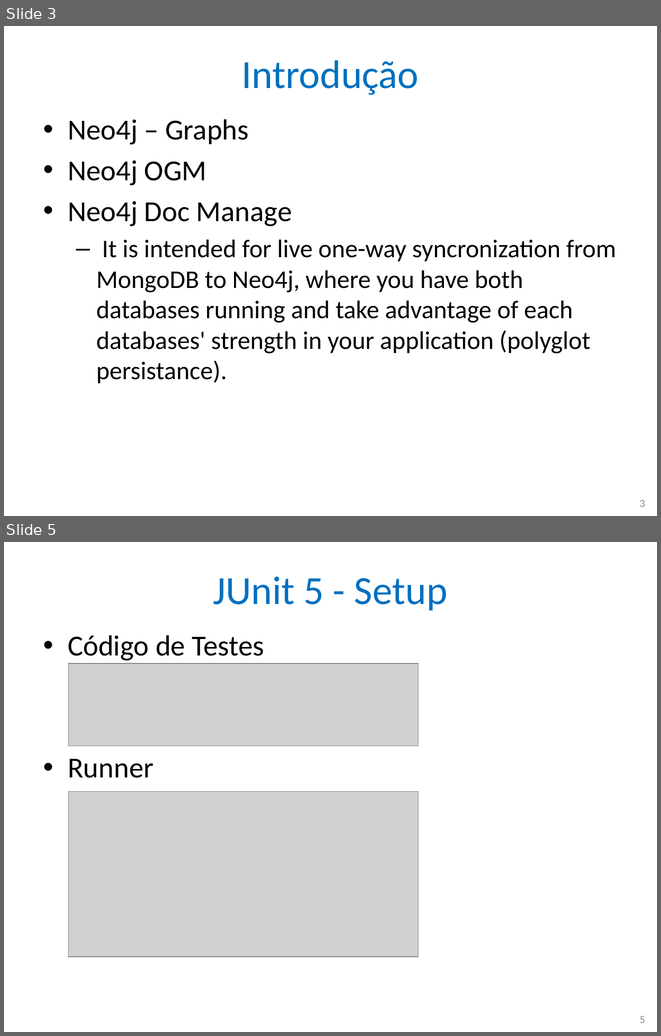
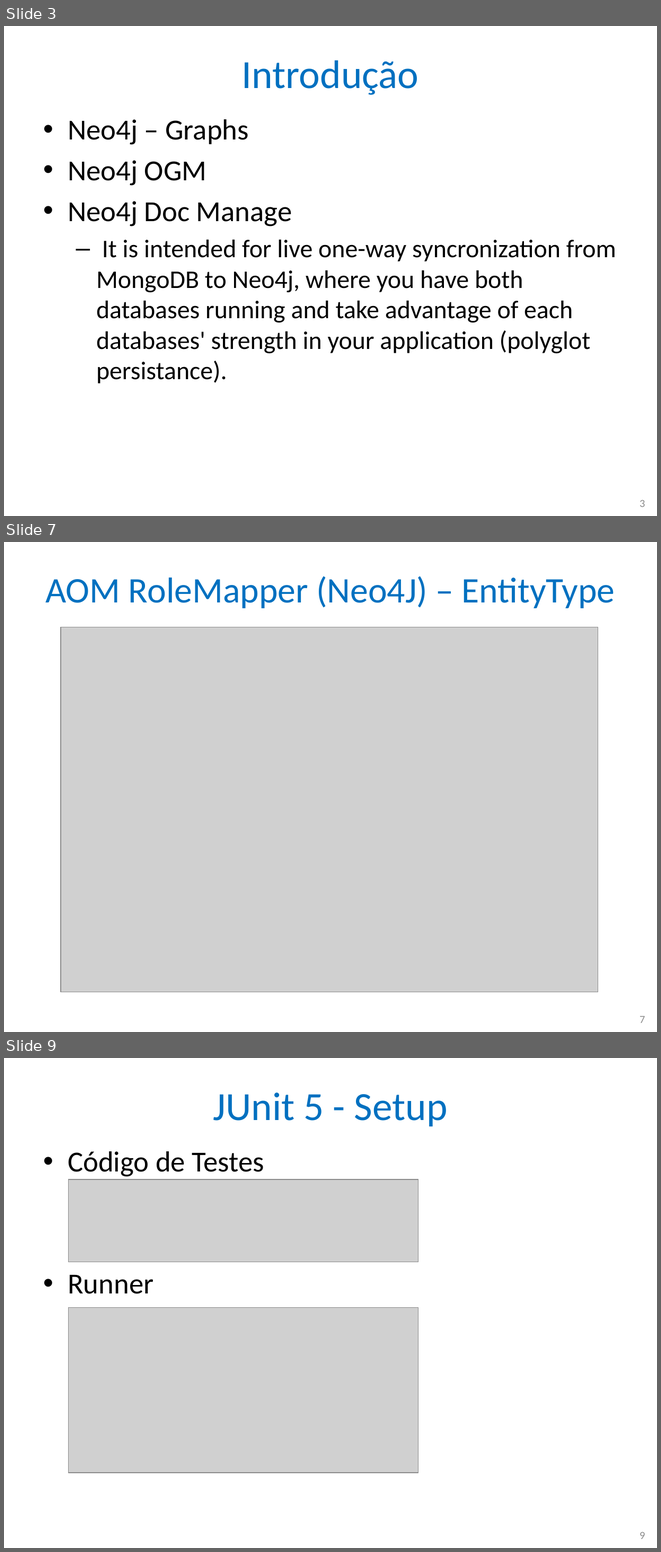
Before and after one commit to nascimentolwtn/INPE-CAP-385_DesenvolvimentoFrameworks, a slide deck: CAP385-00-Presentations/05-QueryBuilder - AOMRoleMapper Neo4j/05-AOMRoleMapper Neo4j.pptx. Shown one above the other, each under a label of ours: slides 3 and 5 before the commit, slides 3, 7 and 9 after it; the slides between them are not shown. The pictures are 661x1036 and 661x1552 pixels, drawn with LibreOffice and Linux fonts; fonts in the diff are those of the drawing; grey boxes stand for pictures. Boxes give left, top, right and bottom in pixels: in the first picture for what was removed or moved away, otherwise in the second. Text is boxed around its words. In the diff, an @@ line names an element or a change of style, - is before the commit and + after.

Commit message:
Atualização da apresentação AOMRoleMapper com Neo4J

```diff
--- a/CAP385-00-Presentations/05-QueryBuilder - AOMRoleMapper Neo4j/05-AOMRoleMapper Neo4j.pptx
+++ b/CAP385-00-Presentations/05-QueryBuilder - AOMRoleMapper Neo4j/05-AOMRoleMapper Neo4j.pptx
@@ slide 7 added at (4, 542, 657, 1032), background #FFFFFF @@
@@ title added at (45, 576, 615, 608), 39.6 pt, text #0070C0 @@
+AOM RoleMapper (Neo4J) – EntityType
@@ picture added at (61, 627, 598, 991) @@
@@ page number added at (639, 1016, 645, 1023), 12 pt, text #8C8C8C @@
+7
@@ what was slide 5 is now slide 9 @@
@@ page number at (639, 1532, 645, 1539): text changed @@
-5
+9
```
Also in this commit, not shown: 2 slides changed, 8 other slides added, 2 slides removed, 2 other files.
